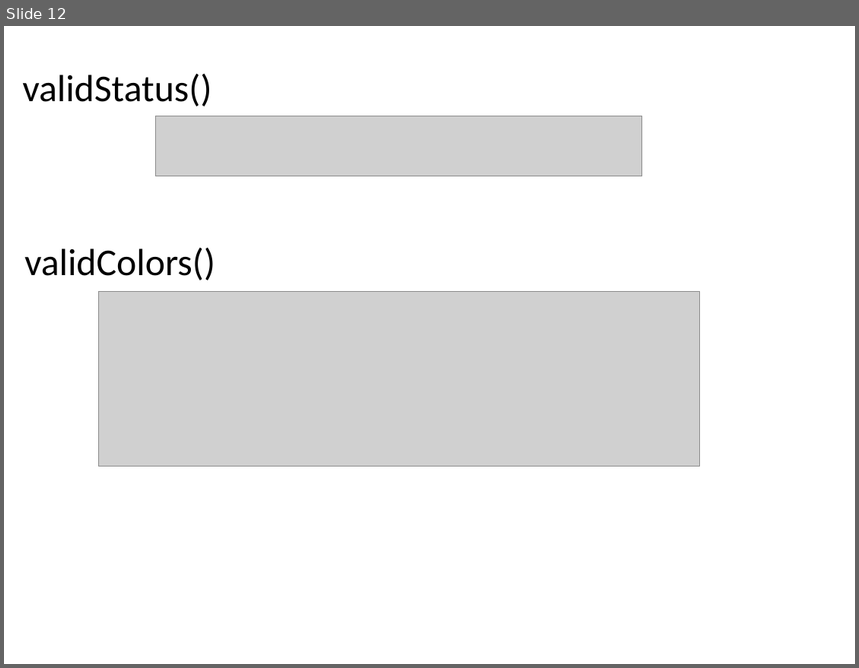
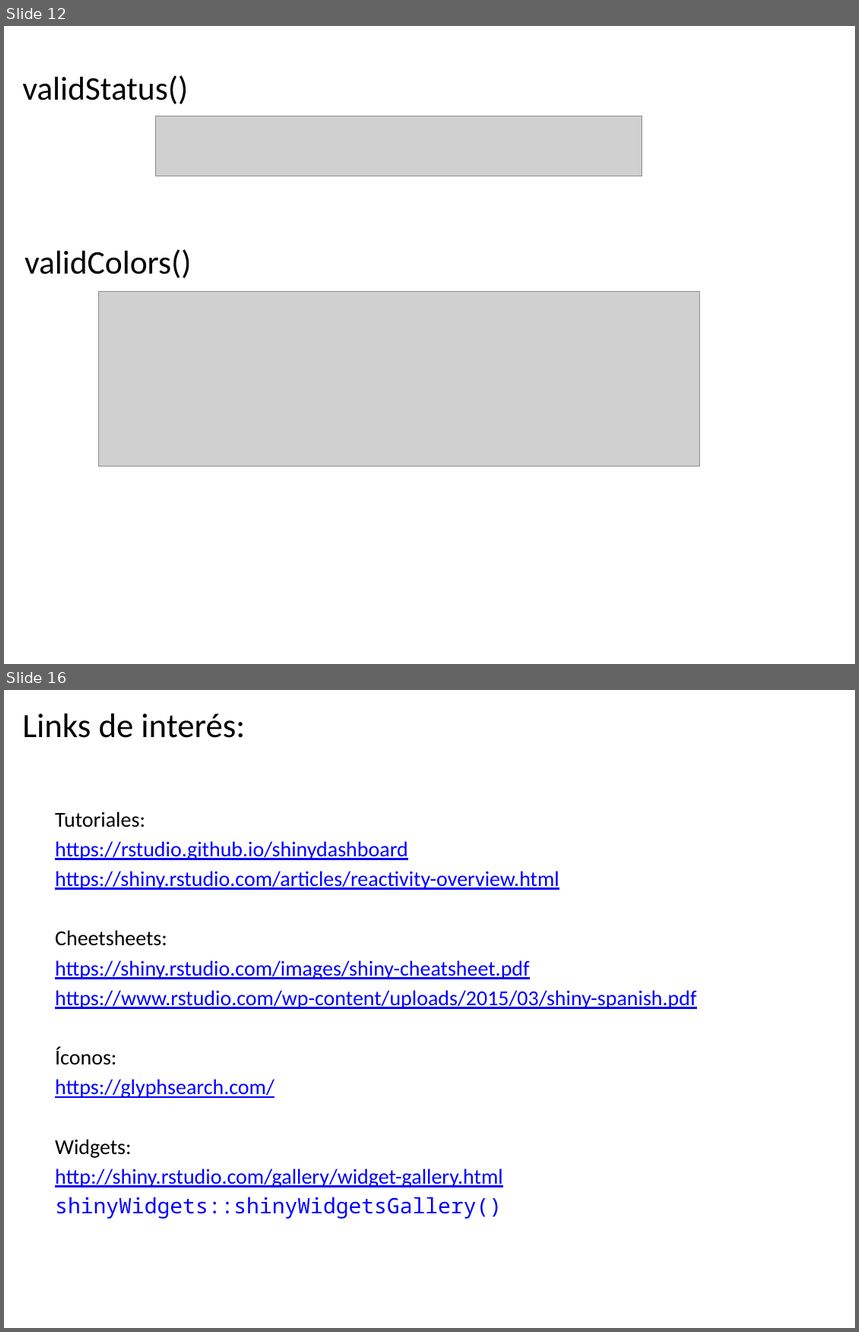
Before and after one commit to vburguete/taller_shiny, a slide deck: documentation/Shiny.pptx. Shown one above the other, each under a label of ours: slide 12 before the commit, slides 12 and 16 after it; the slides between them are not shown. The pictures are 859x668 and 859x1332 pixels, drawn with LibreOffice and Linux fonts; fonts in the diff are those of the drawing; grey boxes stand for pictures. Boxes give left, top, right and bottom in pixels: in the first picture for what was removed or moved away, otherwise in the second. Text is boxed around its words. In the diff, an @@ line names an element or a change of style, - is before the commit and + after.

```diff
--- a/documentation/Shiny.pptx
+++ b/documentation/Shiny.pptx
@@ slide 16 added at (4, 690, 855, 1328), background #FFFFFF @@
@@ title added at (22, 714, 245, 738), 28.8 pt, text #000000 @@
+Links de interés:
@@ text added at (55, 812, 696, 1219), 18 pt, text #0000FF, underline @@
+Tutoriales:
+https://rstudio.github.io/shinydashboard
+https://shiny.rstudio.com/articles/reactivity-overview.html
+Cheetsheets:
+https://shiny.rstudio.com/images/shiny-cheatsheet.pdf
+https://www.rstudio.com/wp-content/uploads/2015/03/shiny-spanish.pdf
+Íconos:
+https://glyphsearch.com/
+Widgets:
+http://shiny.rstudio.com/gallery/widget-gallery.html
+shinyWidgets::shinyWidgetsGallery()
@@ slide 12 changed as well @@
@@ text "validStatus()" at (22, 75, 188, 104): size 32 to 28 pt @@
@@ text "validColors()" at (25, 249, 191, 278): size 32 to 28 pt @@
```
Also in this commit, not shown: 9 other slides changed, 4 other slides added, 1 slide removed.
